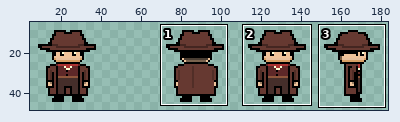
Edited in one commit: sprite sheet (Assets/03.ArtWork/Sprite/Player/PlayerConcept.png). Above: a wide view before the commit, with the close-up outlined.
Close-up. Before the commit:
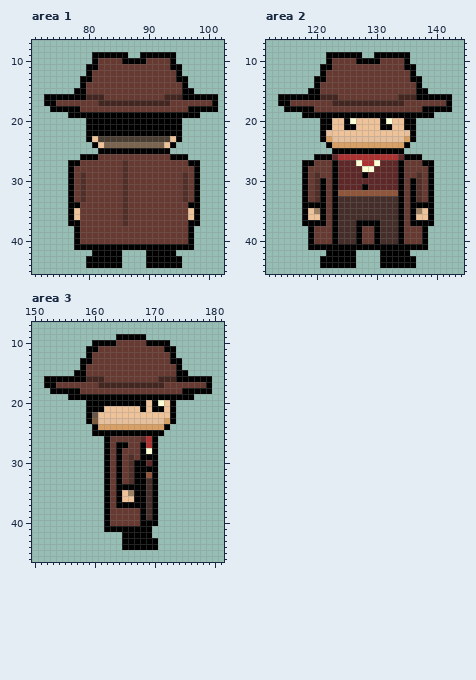
The file is 500x50 pixels. Colours within 5 levels of each other are drawn and written as one. Shown: area 1: x 71..102, y 7..45; area 2: x 112..144, y 7..45; area 3: x 150..181, y 7..46. The wide view leaves out empty margins.
After the commit:
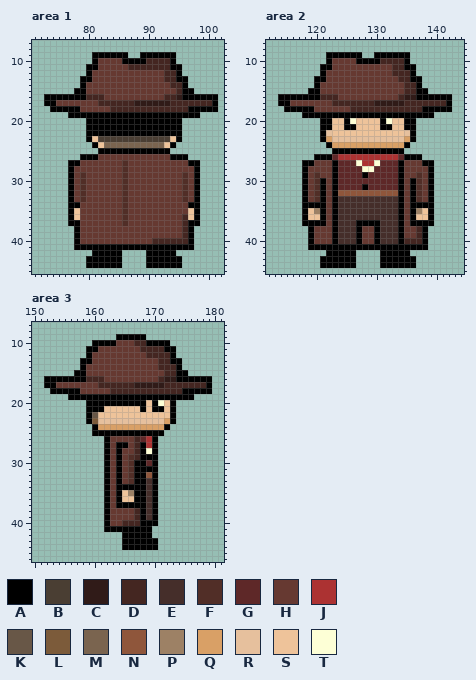
Palette (. is transparent): A #000000  B #4a3e33  C #301b18  D #442621  E #452e2a  F #512e27  G #5e2828  H #663931  J #ac3232  K #685747  L #7c5b3a  M #7a644f  N #8f563b  P #9d8165  Q #d9a066  R #e6c09d  S #eec39a  T #fdffd6
What changed:
--- area 1
@@ x 82..102 @@
  9 AAAAA..AAAAAA........
-10 HHHHAAAAHHHHA........
-11 HHHHHHHHHHHHAA.......
-12 HHHHHHHHHHHHHA.......
-13 HHHHHHHHHHHHHAA......
-14 HHHHHHHHHHHHHHA......
-15 HHHHHHHHHHHHHHAA.....
-16 DHHHHHHHHHHDDDAAAAAA.
-17 DDDDDDDDDDDDHHHHHHHA.
-18 HHHHHHHHHHHHHHHAAAAA.
+10 HHHHAAAADDDDA........
+11 HHHHHDDDDDDDAA.......
+12 HHHHHHHHHHHDDA.......
+13 HHHHHHHHHHHDDAA......
+14 HHHHHHHHHHHHDDA......
+15 HHHHHHHHHHHHHDAA.....
+16 DHHHHHHHHHHDDCAAAAAA.
+17 DDDDDDCCCCCCDDDDDDDA.
+18 HHDDDDDDDDDDDDDAAAAA.
 19 AAAAAAAAAAAAAAAAA....
@@ x 89..98 @@
 35 HHHHHHHHSA
-36 HHHHHHHHSA
-37 HHHHHHHHAA
-38 HHHHHHHHA.
-39 HHHHHHHHA.
-40 HHHHHHHHA.
+36 HHHHHHHDSA
+37 HHHHHHHDAA
+38 HHHHHHHDA.
+39 HHHHHHHDA.
+40 HHDDDDDDA.
 41 AAAAAAAAA.
--- area 2
@@ x 124..143 @@
  9 AAAA..AAAAAA........
-10 HHHAAAAHHHHA........
-11 HHHHHHHHHHHAA.......
-12 HHHHHHHHHHHHA.......
-13 HHHHHHHHHHHHAA......
-14 HHHHHHHHHHHHHA......
-15 HHHHHHHHHHHHHAA.....
-16 HHHHHHHHHHDDDAAAAAA.
-17 DDDDDDDDDDDHHHHHHHA.
-18 HHHHHHHHHHHHHHAAAAA.
+10 HHHAAAADDDDA........
+11 HHHHHHHHHDDAA.......
+12 HHHHHHHHHDDDA.......
+13 HHHHHHHHHHDDAA......
+14 HHHHHHHHHHHDDA......
+15 HHHHHHHHHHHDDAA.....
+16 HHHHHHHHHHDCCAAAAAA.
+17 DDDDDDCCCCCDDDDDDDA.
+18 HHDDDDDDDDDDDDAAAAA.
 19 AAAAAAAAAAAAAAAA....
@@ x 133..139 @@
 37 EAHAAAA
-38 EAHHHA.
-39 EAHHHA.
-40 EAHHHA.
+38 EAHHDA.
+39 EAHHDA.
+40 EADDDA.
 41 AAAAAA.
--- area 3
@@ x 161..180 @@
  9 ...AAAAA............
-10 AAAHHHHHAAAA........
-11 HHHHHHHHHHHAA.......
-12 HHHHHHHHHHHHA.......
-13 HHHHHHHHHHHHAA......
-14 HHHHHHHHHHHHHA......
-15 HHHHHHHHHHHHHAA.....
-16 DHHHHHHHHHDDDAAAAAA.
-17 DDDDDDDDDDDHHHHHHHA.
-18 HHHHHHHHHHHHHHAAAAA.
+10 AAAHHHDDAAAA........
+11 HHHHHHHDDDDAA.......
+12 HHHHHHHHDDDDA.......
+13 HHHHHHHHHHDDAA......
+14 HHHHHHHHHHDDDA......
+15 HHHHHHHHHHHDDAA.....
+16 DHHHHHHHHHDCCAAAAAA.
+17 DDDDDDCCCCCDDDDDDDA.
+18 HHDDDDDDDDDDDDAAAAA.
 19 AAAAAAAAAAAAAAAA....
@@ x 165..169 @@
 25 AAAAA
-26 HHHGJ
-27 AHHAJ
-28 HHHAT
-29 HFHAA
+26 HHDGJ
+27 AHDAJ
+28 HHDAT
+29 HFDAA
 30 HFAAG
@@ x 163..169 @@
 37 HAAAAAE
-38 HHHHHAE
-39 HHHHHAE
-40 HHHHHAA
+38 HHHHDAE
+39 HHHHDAE
+40 HHDDDAA
 41 AAAAAAA
